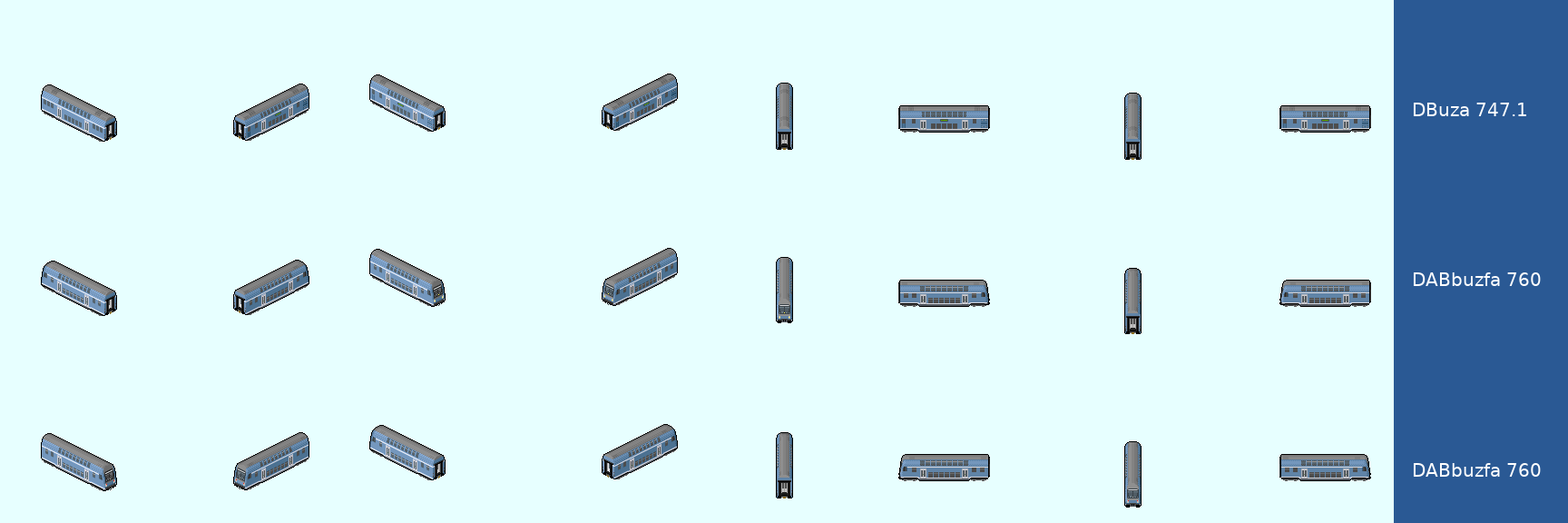
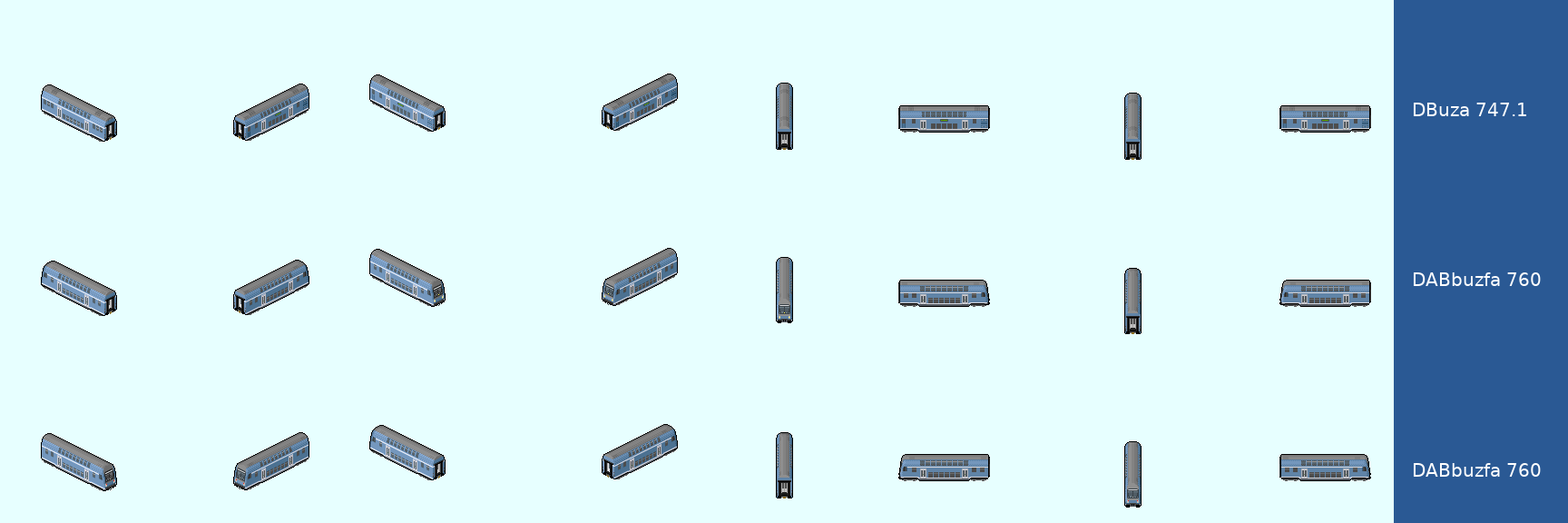
Revision of a layered 1568×523 image; what changed, layer by layer:
painted on "Scarf #3" over [43, 92, 277, 131]
